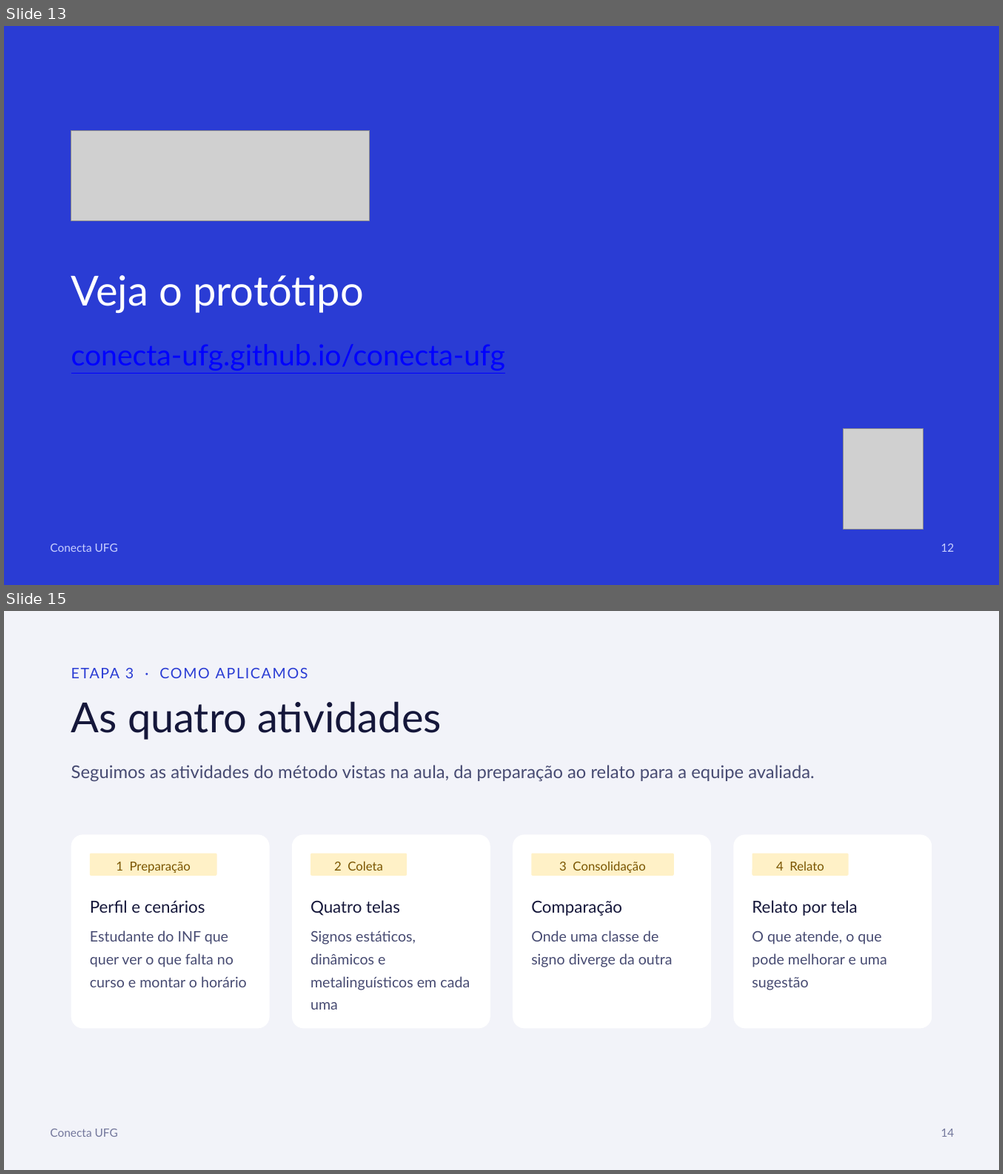
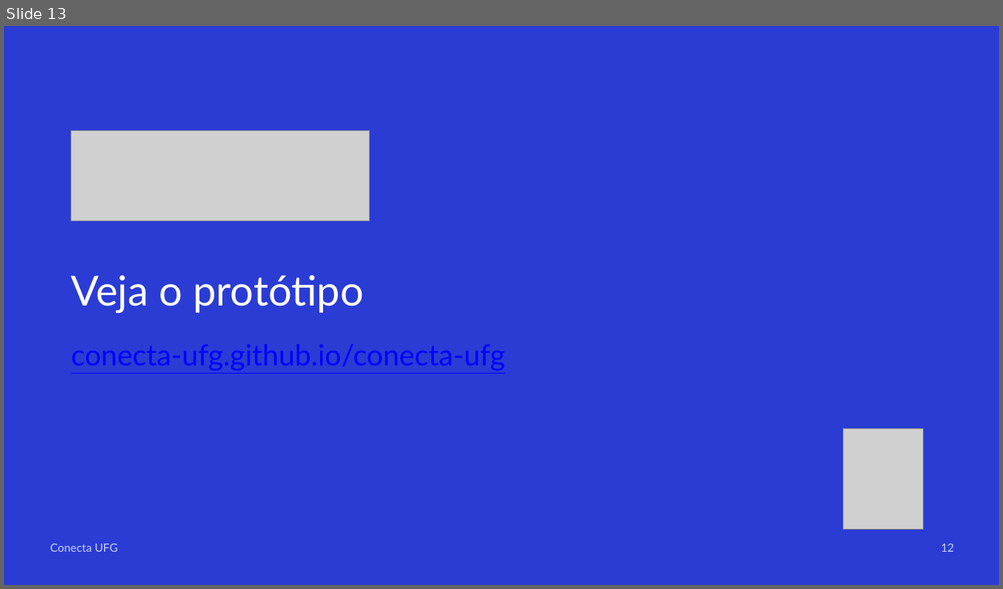
Before and after one commit to conecta-ufg/conecta-ufg, a slide deck: 05-Apresentacao/Apresentacao_Conecta_UFG.pptx. Shown one above the other, each under a label of ours: slides 13 and 15 before the commit, slide 13 after it; the slides between them are not shown. The pictures are 1003x1174 and 1003x589 pixels, drawn with LibreOffice and Linux fonts; fonts in the diff are those of the drawing; grey boxes stand for pictures. Boxes give left, top, right and bottom in pixels: in the first picture for what was removed or moved away, otherwise in the second. Text is boxed around its words. In the diff, an @@ line names an element or a change of style, - is before the commit and + after.

```diff
--- a/05-Apresentacao/Apresentacao_Conecta_UFG.pptx
+++ b/05-Apresentacao/Apresentacao_Conecta_UFG.pptx
@@ slide 15 removed at bbox=[4, 611, 999, 1170], background #FFFFFF @@
@@ rectangle removed at bbox=[4, 611, 999, 1170] @@
@@ text removed at bbox=[71, 668, 308, 678] @@
-ETAPA 3 · COMO APLICAMOS
@@ text removed at bbox=[71, 701, 441, 740] @@
-As quatro atividades
@@ text removed at bbox=[71, 765, 814, 782] @@
-Seguimos as atividades do método vistas na aula, da preparação ao relato para a equipe avaliada.
@@ rounded rectangle removed at bbox=[71, 834, 270, 1029] @@
@@ rounded rectangle removed at bbox=[90, 854, 216, 876] @@
@@ rounded rectangle removed at bbox=[292, 834, 490, 1029] @@
@@ rounded rectangle removed at bbox=[310, 854, 407, 876] @@
@@ rounded rectangle removed at bbox=[513, 834, 711, 1029] @@
@@ rounded rectangle removed at bbox=[532, 854, 674, 876] @@
@@ rounded rectangle removed at bbox=[734, 834, 932, 1029] @@
@@ rounded rectangle removed at bbox=[752, 854, 848, 876] @@
@@ text removed at bbox=[116, 862, 190, 873] @@
-1 Preparação
@@ text removed at bbox=[334, 861, 383, 871] @@
-2 Coleta
@@ text removed at bbox=[559, 861, 645, 873] @@
-3 Consolidação
@@ text removed at bbox=[776, 861, 824, 871] @@
-4 Relato
@@ text removed at bbox=[90, 900, 247, 988] @@
-Perfil e cenários
-Estudante do INF que quer ver o que falta no curso e montar o horário
@@ text removed at bbox=[310, 900, 469, 1010] @@
-Quatro telas
-Signos estáticos, dinâmicos e metalinguísticos em cada uma
@@ text removed at bbox=[531, 900, 672, 968] @@
-Comparação
-Onde uma classe de signo diverge da outra
@@ text removed at bbox=[751, 900, 887, 991] @@
-Relato por tela
-O que atende, o que pode melhorar e uma sugestão
@@ text removed at bbox=[50, 1129, 118, 1137] @@
-Conecta UFG
@@ text removed at bbox=[941, 1129, 954, 1137] @@
-14
```
Also in this commit, not shown: 5 slides changed, 2 slides added, 2 other slides removed, 5 other files.
